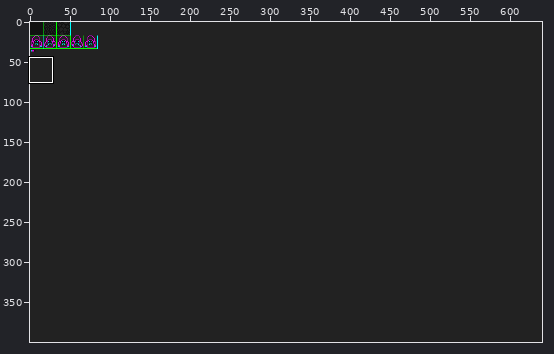
Sprite sheet: gfx/tiles.png. Above, an overview of the earlier version with the close-up marked.
Close-up. Old version:
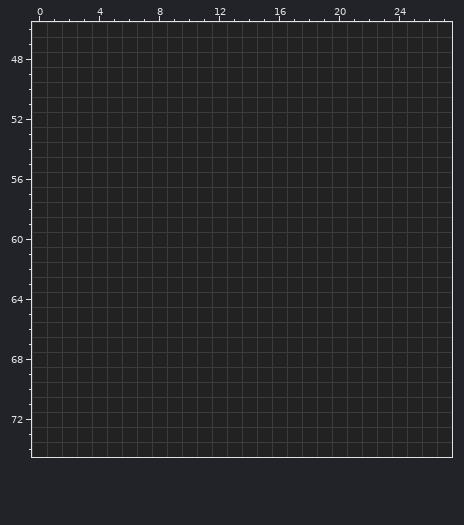
The file is 640x400 pixels. Shown: x 0..27, y 46..74. The commit also changed other parts of the picture, which this record leaves out.
And afterwards:
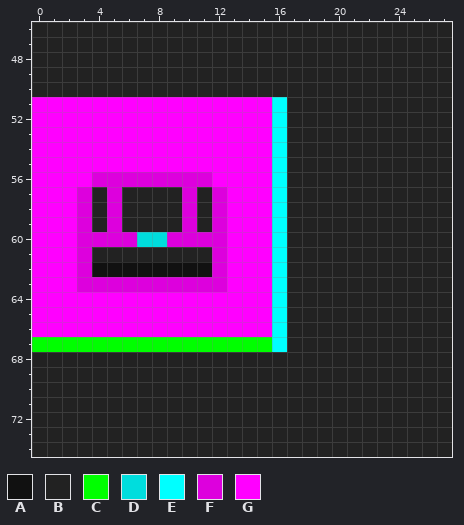
Palette (. is transparent): A #111111  B #222222  C #00ff00  D #00dddd  E #00ffff  F #dd00dd  G #ff00ff
What changed:
{"y":51,"x":0,"old":"BBBBBBBBBBBBBBBBB","new":"GGGGGGGGGGGGGGGGE"}
{"y":52,"x":0,"old":"BBBBBBBBBBBBBBBBB","new":"GGGGGGGGGGGGGGGGE"}
{"y":53,"x":0,"old":"BBBBBBBBBBBBBBBBB","new":"GGGGGGGGGGGGGGGGE"}
{"y":54,"x":0,"old":"BBBBBBBBBBBBBBBBB","new":"GGGGGGGGGGGGGGGGE"}
{"y":55,"x":0,"old":"BBBBBBBBBBBBBBBBB","new":"GGGGGGGGGGGGGGGGE"}
{"y":56,"x":0,"old":"BBBBBBBBBBBBBBBBB","new":"GGGGFFFFFFFFGGGGE"}
{"y":57,"x":0,"old":"BBBB","new":"GGGF"}
{"y":57,"x":5,"old":"B","new":"F"}
{"y":57,"x":10,"old":"B","new":"F"}
{"y":57,"x":12,"old":"BBBBB","new":"FGGGE"}
{"y":58,"x":0,"old":"BBBB","new":"GGGF"}
{"y":58,"x":5,"old":"B","new":"F"}
{"y":58,"x":10,"old":"B","new":"F"}
{"y":58,"x":12,"old":"BBBBB","new":"FGGGE"}
{"y":59,"x":0,"old":"BBBB","new":"GGGF"}
{"y":59,"x":5,"old":"B","new":"F"}
{"y":59,"x":10,"old":"B","new":"F"}
{"y":59,"x":12,"old":"BBBBB","new":"FGGGE"}
{"y":60,"x":0,"old":"BBBBBBBBBBBBBBBBB","new":"GGGFFFFDDFFFFGGGE"}
{"y":61,"x":0,"old":"BBBB","new":"GGGF"}
{"y":61,"x":12,"old":"BBBBB","new":"FGGGE"}
{"y":62,"x":0,"old":"BBBBBBBBBBBBBBBBB","new":"GGGFAAAAAAAAFGGGE"}
{"y":63,"x":0,"old":"BBBBBBBBBBBBBBBBB","new":"GGGFFFFFFFFFFGGGE"}
{"y":64,"x":0,"old":"BBBBBBBBBBBBBBBBB","new":"GGGGGGGGGGGGGGGGE"}
{"y":65,"x":0,"old":"BBBBBBBBBBBBBBBBB","new":"GGGGGGGGGGGGGGGGE"}
{"y":66,"x":0,"old":"BBBBBBBBBBBBBBBBB","new":"GGGGGGGGGGGGGGGGE"}
{"y":67,"x":0,"old":"BBBBBBBBBBBBBBBBB","new":"CCCCCCCCCCCCCCCCE"}
